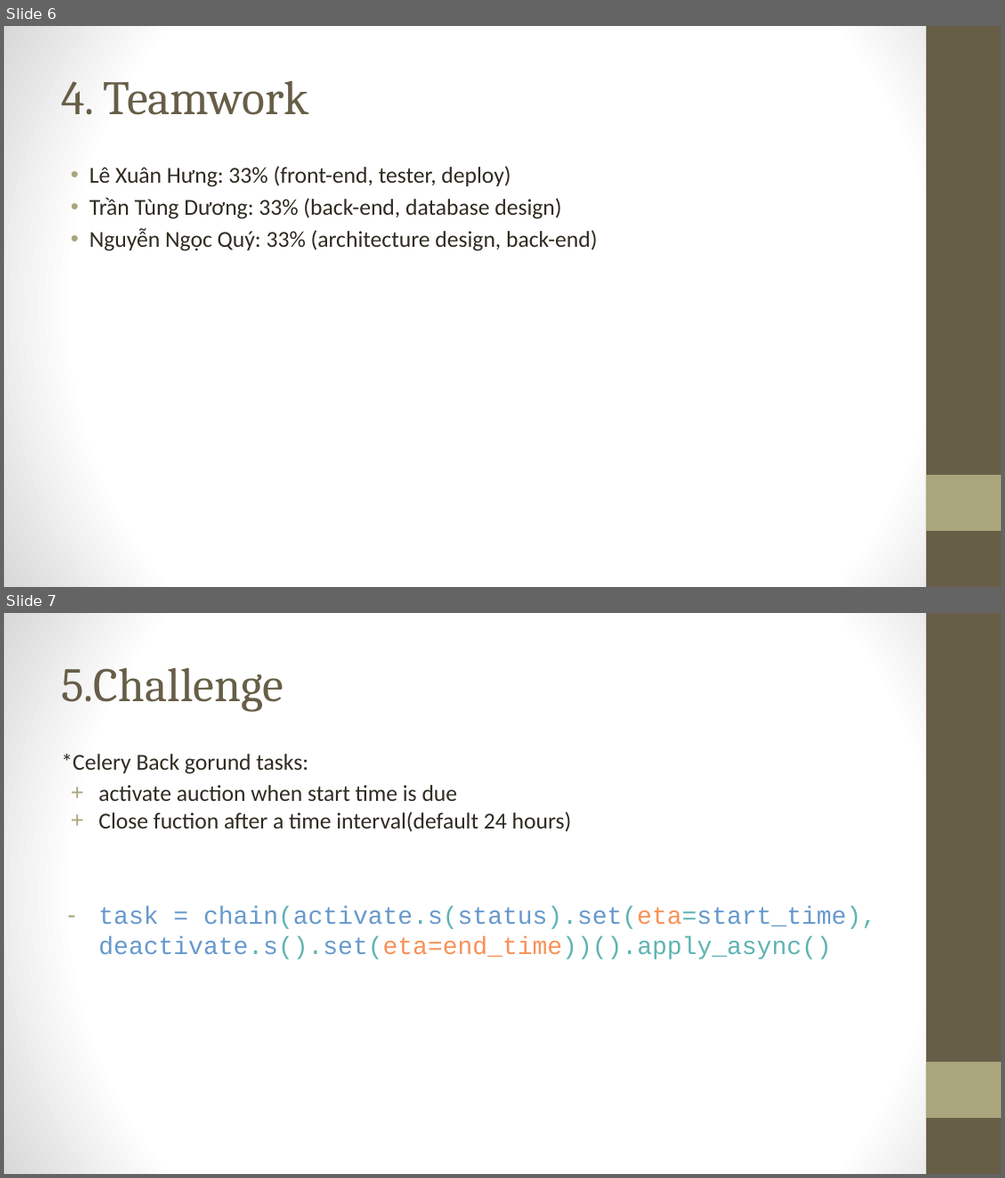
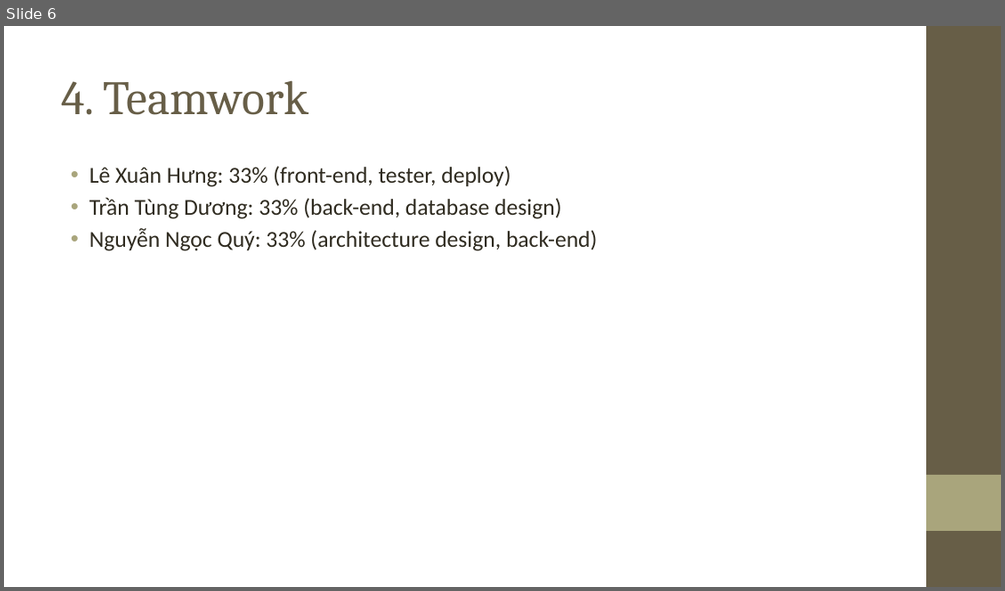
Before and after one commit to duong98/flask-app, a slide deck: Gotit_Presentation .pptx. Shown one above the other, each under a label of ours: slides 6 and 7 before the commit, slide 6 after it. The pictures are 1005x1178 and 1005x591 pixels, drawn with LibreOffice and Linux fonts; fonts in the diff are those of the drawing. Boxes give left, top, right and bottom in pixels: in the first picture for what was removed or moved away, otherwise in the second. Text is boxed around its words. In the diff, an @@ line names an element or a change of style, - is before the commit and + after.

```diff
--- a/Gotit_Presentation .pptx
+++ b/Gotit_Presentation .pptx
@@ slide 7 removed at bbox=[4, 613, 1001, 1174], background gradient #FFFFFF to #D8D8D8; not listed: 2 template elements that a slide beside it also shows @@
@@ title removed at bbox=[61, 667, 283, 712] @@
-5.Challenge
@@ text removed at bbox=[61, 753, 876, 959] @@
-*Celery Back gorund tasks:
-+ activate auction when start time is due
-+ Close fuction after a time interval(default 24 hours)
-– task = chain(activate.s(status).set(eta=start_time), deactivate.s().set(eta=end_time))().apply_async()
@@ slide 6 changed as well @@
@@ background gradient #FFFFFF to #D8D8D8 to #FFFFFF @@
```
Also in this commit, not shown: 7 other slides changed, 1 other file.
